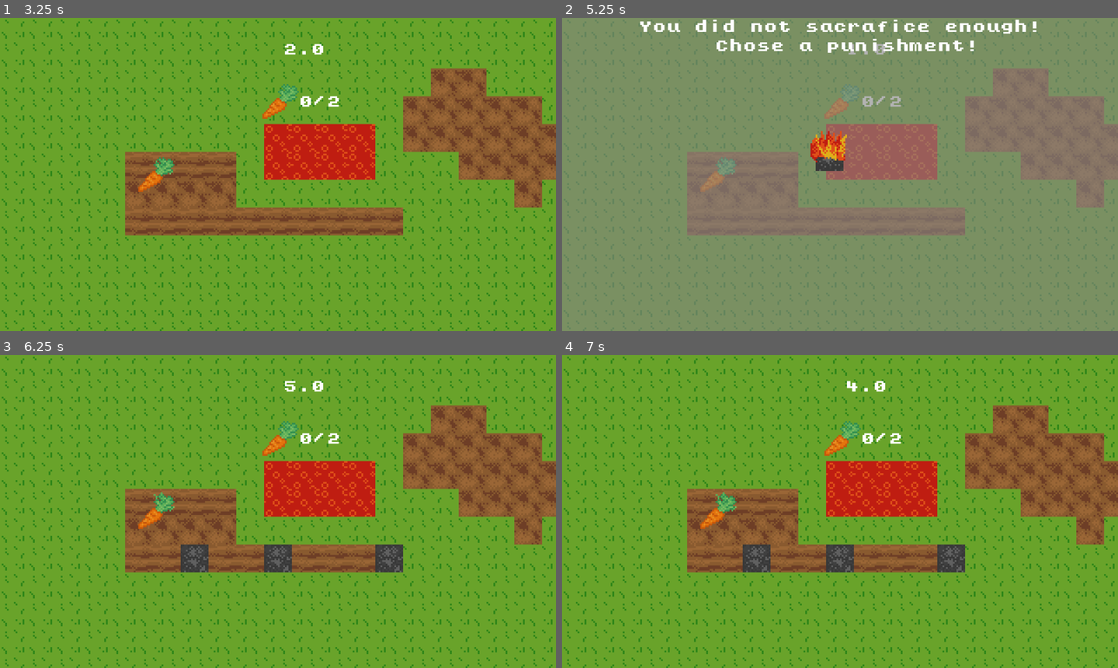
Above: before the commit, frames 1-4 (two rows, left to right).
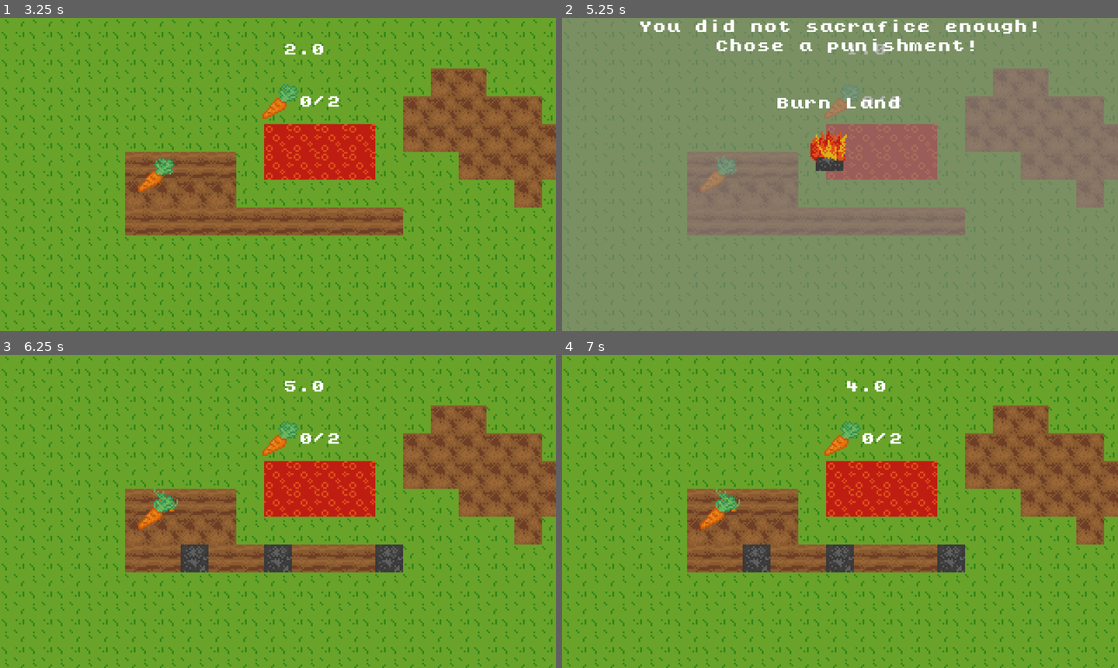
Above: after the commit, the same moments.

Repository: Quinn-Trusler/Yield-and-Sacrifice
Game: Godot game, scene res://scenes/main.tscn
Same seed, same stepped clock (60 frames per second), same inputs: the game is played once before the commit and once after it.
Inputs (mouse positions are in pixels of both pictures, inside the frame that each line leads up to):
- Up to frame 1 (3.25 s): tap Enter at 0.5, 2 s; move the mouse to (366, 243) at 0.52 s; press the mouse at (366, 243) at 0.53 s; tap Space at 1.25, 2.75 s; move the mouse to (155, 174) at 1.27 s; release the mouse at (155, 174) at 1.28 s; click (155, 174) at 1.35 s; move the mouse to (111, 127) at 2.02 s; press the mouse at (111, 127) at 2.03 s; move the mouse to (305, 174) at 2.77 s; release the mouse at (305, 174) at 2.78 s; click (305, 174) at 2.85 s
- Up to frame 2 (5.25 s): tap Enter at 3.5 s; move the mouse to (756, 96) at 3.52 s; press the mouse at (756, 96) at 3.53 s; move the mouse to (962, 158) at 4.27 s; release the mouse at (962, 158) at 4.28 s; click (962, 158) at 4.35 s; tap Space at 5 s; move the mouse to (728, 190) at 5.02 s; press the mouse at (728, 190) at 5.03 s
- Up to frame 3 (6.25 s): release the mouse at (166, 527) at 5.75 s; click (283, 502) at 5.75 s
- Up to frame 4 (7 s): move the mouse to (895, 442) at 6.52 s; click (895, 442) at 6.6 s

Frame 1 is identical in both runs. In frame 2, 0.3% of the frame differs, in the area x 27-61%, y 24-49%; in frame 3, less than 0.1%; in frame 4, less than 0.1%.

Commit message:
Title and display text show in godchoice. Generalized crop scene, more work needed

Diff:
--- a/crop.gd
+++ b/crop.gd
@@ -1,13 +1,23 @@
 extends AnimatedSprite2D
 
+#don't touch this
+var IS_CROP = true
+
 #differ by plant
-var stage_growth_duration = 4
+var stage_growth_duration = 2
 var total_stages = 4
+
+var harvest_on_click = true
+var pick_on_click = 0 #number of picks allowed
+var pick_stage_setback = 0 #how far crop is setback when picked
+var resources = ["carrot","carrot"]
 
 #change as plant grows
 var stage = 0
 var timer = 0
 var growth_complete = false
+
+
 
 func _process(delta: float) -> void:
 	timer += delta
@@ -21,3 +31,18 @@
 	if stage >= total_stages-1:
 		growth_complete = true
 	frame = stage
+
+func pick():
+	if stage >= total_stages -1 - (pick_on_click-1) * pick_stage_setback:
+		stage -= pick_stage_setback
+		frame = stage
+	else:
+		return false
+
+
+func harvest():
+	if stage >= total_stages-1:
+		queue_free()
+		return resources
+	else:
+		return false
--- a/scenes/god_choice.gd
+++ b/scenes/god_choice.gd
@@ -1,12 +1,43 @@
 extends Control
 
-
+enum TYPES {Item, Placement, Destroy_Land, Destroy_Item, Destroy_Animal, Time_Decrease}
 var choice_name
 
 func initialize(c_name,choice):
 	choice_name = c_name
 	$TextureButton.texture_normal = load(choice["img"])
+	$Name.text = c_name
+	create_description(c_name,choice)
+#var choices = {"Carrot":{"img": "res://art/items/carrot.png","text":"default","type": TYPES.Item,"reward": "carrot","amt" : 1},
+#"Farmland":{"img": "res://art/godchoice/farmland.png","text":"default","type": TYPES.Placement,"reward": "farmland"},
+#"Burn Land":{"img": "res://art/godchoice/burn_land.png","text":"default","type": TYPES.Destroy_Land,"reward": ["farmland"],"amt": 3}
+#}
 
+
+func create_description(c_name,choice):
+	if choice["text"] == "default":
+		var text = "none"
+		if choice["type"] == TYPES.Item:
+			$Description.text = "Gain "
+			if "amt" in choice:
+				if choice["amt"]>1:
+					$Description.text += str(choice["amt"]) + " "
+				else:
+					$Description.text += "a "
+			else:
+				$Description.text += "a "
+			$Description.text += c_name
+	else:
+		$Description.text = choice["text"]
 
 func _on_texture_button_pressed() -> void:
 	get_parent().get_parent().god_choice_chosen(choice_name)
+
+
+
+func _on_texture_button_mouse_entered() -> void:
+	$Description.visible = true
+	print("description visible ")
+
+func _on_texture_button_mouse_exited() -> void:
+	$Description.visible = false
--- a/scenes/god_choice.tscn
+++ b/scenes/god_choice.tscn
@@ -1,6 +1,7 @@
-[gd_scene load_steps=2 format=3 uid="uid://bsgo3g82nilvu"]
+[gd_scene load_steps=3 format=3 uid="uid://bsgo3g82nilvu"]
 
 [ext_resource type="Script" uid="uid://b1gjtnncn37w0" path="res://scenes/god_choice.gd" id="1_7ipnc"]
+[ext_resource type="FontFile" uid="uid://t0c14ab5kis6" path="res://font/kongtext.ttf" id="2_2mrim"]
 
 [node name="GodChoice" type="Control"]
 custom_minimum_size = Vector2(32, 32)
@@ -13,4 +14,26 @@
 offset_right = 40.0
 offset_bottom = 40.0
 
+[node name="Name" type="Label" parent="."]
+layout_mode = 0
+offset_left = -20.0
+offset_top = -20.0
+offset_right = 20.0
+offset_bottom = 3.0
+theme_override_fonts/font = ExtResource("2_2mrim")
+theme_override_font_sizes/font_size = 8
+
+[node name="Description" type="Label" parent="."]
+layout_mode = 0
+offset_left = -33.0
+offset_top = 30.0
+offset_right = 103.0
+offset_bottom = 254.0
+scale = Vector2(0.5, 0.5)
+theme_override_fonts/font = ExtResource("2_2mrim")
+theme_override_font_sizes/font_size = 8
+autowrap_mode = 2
+
+[connection signal="mouse_entered" from="TextureButton" to="." method="_on_texture_button_mouse_entered"]
+[connection signal="mouse_exited" from="TextureButton" to="." method="_on_texture_button_mouse_exited"]
 [connection signal="pressed" from="TextureButton" to="." method="_on_texture_button_pressed"]
--- a/scripts/draggable_item.gd
+++ b/scripts/draggable_item.gd
@@ -2,9 +2,13 @@
 
 
 
+#var types =
+
 var item_name;
 var mouse_in_area = false
 var dragging = false
+
+
 
 
 func initialize(n,is_animated):
--- a/scripts/god_choice_manager.gd
+++ b/scripts/god_choice_manager.gd
@@ -5,7 +5,7 @@
 var PUNISH_TEXT = "You did not sacrafice enough!\n Chose a punishment!"
 var BURNT_LAND = Vector2(8,2)
 var RNG = RandomNumberGenerator.new()
-var choices = {"Carrot":{"img": "res://art/items/carrot.png","text":"default","type": TYPES.Item,"reward": "carrot"},
+var choices = {"Carrot":{"img": "res://art/items/carrot.png","text":"default","type": TYPES.Item,"reward": "carrot","amt" : 1},
 "Farmland":{"img": "res://art/godchoice/farmland.png","text":"default","type": TYPES.Placement,"reward": "farmland"},
 "Burn Land":{"img": "res://art/godchoice/burn_land.png","text":"default","type": TYPES.Destroy_Land,"reward": ["farmland"],"amt": 3}
 }
--- a/scripts/main.gd
+++ b/scripts/main.gd
@@ -64,20 +64,21 @@
 		item.queue_free()
 func click_tile():
 	var tile_name = get_mouse_tile_name()
+	#if tile_name == "farmland":
+	var pos = $TileMapLayer.get_local_mouse_position()
+	pos = $TileMapLayer.local_to_map(pos)
 
+	if $TileMapLayer2.get_cell_source_id(pos) !=-1:#2nd layer cell not empty
+		var scene = $TileMapLayer2.get_cell_scene(pos)
 
-	if tile_name == "farmland":
-		var pos = $TileMapLayer.get_local_mouse_position()
-		pos = $TileMapLayer.local_to_map(pos)
-
-		if $TileMapLayer2.get_cell_source_id(pos) !=-1:#cell not empty
-			var scene = $TileMapLayer2.get_cell_scene(pos)#	get_cell_scene_instance(pos)
-			if scene.growth_complete:
-				$TileMapLayer2.set_cell(pos,-1)#delete cell
-				create_draggable_item("carrot",get_global_mouse_position())
-				create_draggable_item("carrot",get_global_mouse_position()+ Vector2(RNG.randi_range(-7,7),RNG.randi_range(-7,7)))
-			else:
-				print("Error: growth not complete")
+		if scene.IS_CROP:#growth_complete:
+			if scene.harvest_on_click:
+				var temp = scene.harvest()
+				if temp:
+					$TileMapLayer2.set_cell(pos,-1)#delete cell
+					for i in range(len(temp)):
+						create_draggable_item(temp[i],get_global_mouse_position()+ Vector2(RNG.randi_range(-7,7),RNG.randi_range(-7,7)))
+			#create_draggable_item("carrot",get_global_mouse_position()+ Vector2(RNG.randi_range(-7,7),RNG.randi_range(-7,7)))
 
 
 func punish():
